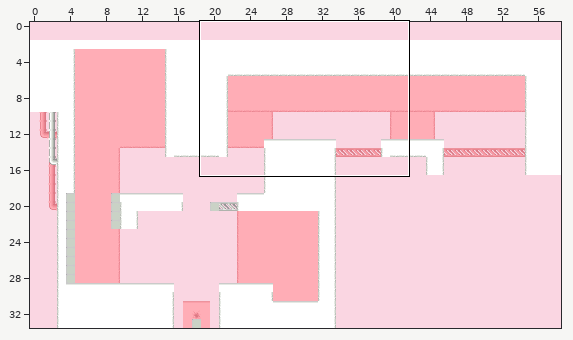
Two versions of a level (Tiled map (JSON), public/assets/levels/bomb-holder.json). The first picture is a wide view before the edit; the outline marks the close-up.
Close-up. As it was:
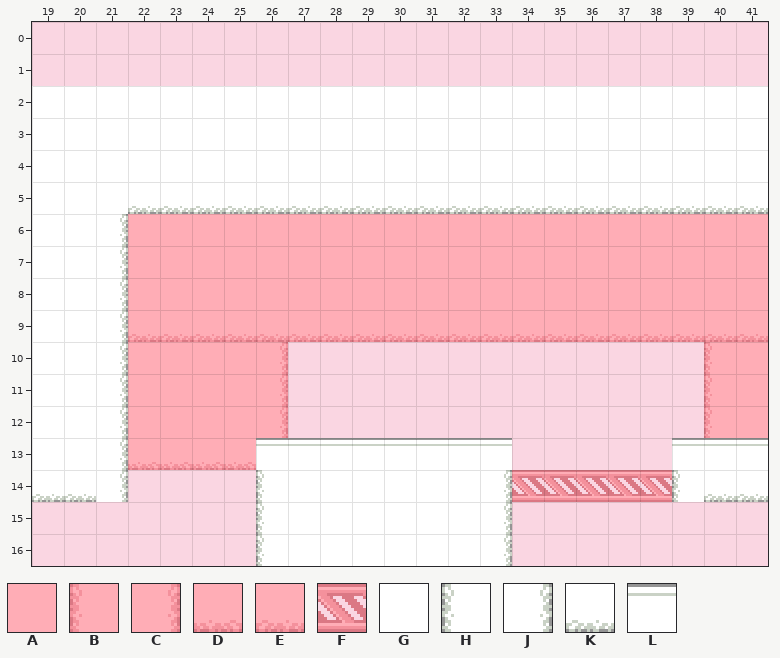
Cells are 16x16 px. Shown: x 19..41, y 0..16. The commit also changed other parts of the map, which this record leaves out. The old version is drawn lined up with the new one.
Key: from "bg-tileset": A 3, B 15, C 15 flipped left-right, D 15 flipped on the other diagonal, E 15 turned 270, F 18; from "tilleset": G 3, H 15, J 15 flipped left-right, K 15 turned 270, L 21.
_ is an empty cell, # one hidden under a higher layer.
Layer "Tile Layer 2" before, first column x 19:
 0 _______________________
 1 _______________________
 2 _______________________
 3 _______________________
 4 _______________________
 5 _______________________
 6 ___AAAAAAAAAAAAAAAAAAAA
 7 ___AAAAAAAAAAAAAAAAAAAA
 8 ___AAAAAAAAAAAAAAAAAAAA
 9 ___EEEEEEEEEEEEEEEEEEEE
10 ___AAAAC_____________BA
11 ___AAAAC_____________BA
12 ___AAAAC_____________BA
13 ___DDDD#_______________
14 _______________FFFFF___
15 _______________________
16 _______________________
Layer "Tile Layer 1" before, first column x 19:
 0 _______________________
 1 _______________________
 2 GGGGGGGGGGGGGGGGGGGGGGG
 3 GGGGGGGGGGGGGGGGGGGGGGG
 4 GGGGGGGGGGGGGGGGGGGGGGG
 5 GGGKKKKKKKKKKKKKKKKKKKK
 6 GGJ____________________
 7 GGJ____________________
 8 GGJ____________________
 9 GGJ____________________
10 GGJ____________________
11 GGJ____________________
12 GGJ____________________
13 GGJ____LLLLLLLL_____LLL
14 KKJ____HGGGGGGJ_____HKK
15 _______HGGGGGGJ________
16 _______HGGGGGGJ________
And afterwards:
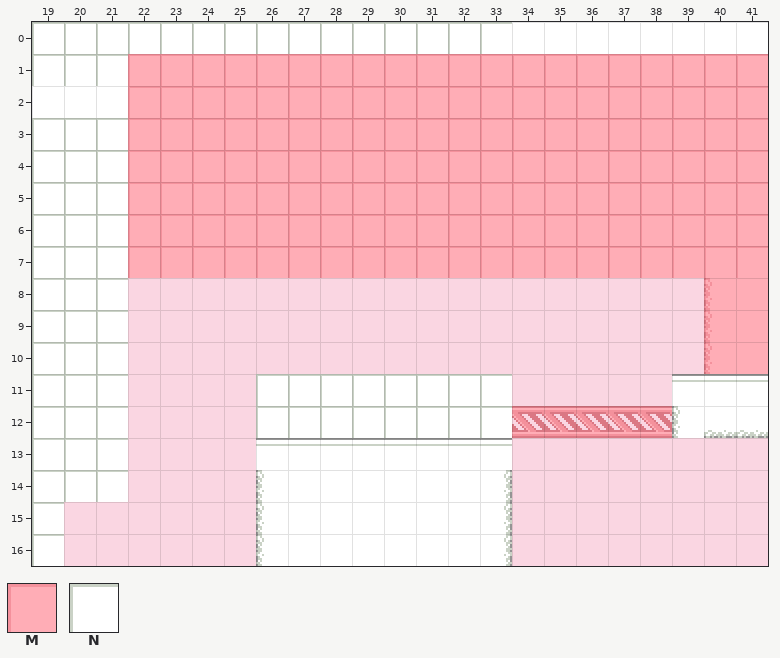
Further tiles: from "bg-tileset": M 32; from "tilleset": N 32.
What changed:
Changed rows in their new state; . is an unchanged cell.
map size 59x32 -> 59x34 cells (old content now starts at 0,2; both pictures use the new coordinates)
Layer "Tile Layer 2":
first column x 22:
 1 MMMMMMMMMMMMMMMMMMMM
 2 MMMMMMMMMMMMMMMMMMMM
 3 MMMMMMMMMMMMMMMMMMMM
 4 MMMMMMMMMMMMMMMMMMMM
 5 MMMMMMMMMMMMMMMMMMMM
 6 MMMMMMMMMMMMMMMMMMMM
 7 MMMMMMMMMMMMMMMMMMMM
 8 __________________B.
 9 __________________BA
10 _____...............
11 _____.............__
12 _____.......FFFFF.__
13 ____................
14 ............_____...
Layer "Tile Layer 1":
first column x 19:
 0 NNNNNNNNNNNNNNNGGGGGGGG
 1 NNN....................
 2 ...____________________
 3 NNN____________________
 4 NNN____________________
 5 NNN____________________
 6 NNN....................
 7 NNN....................
 8 NNN....................
 9 NNN....................
10 NNN....................
11 NNN....NNNNNNNN.....LLL
12 NNN....NNNNNNNN.....HKK
13 NNN.................___
14 NNN.................___
15 N......................
16 N......................
